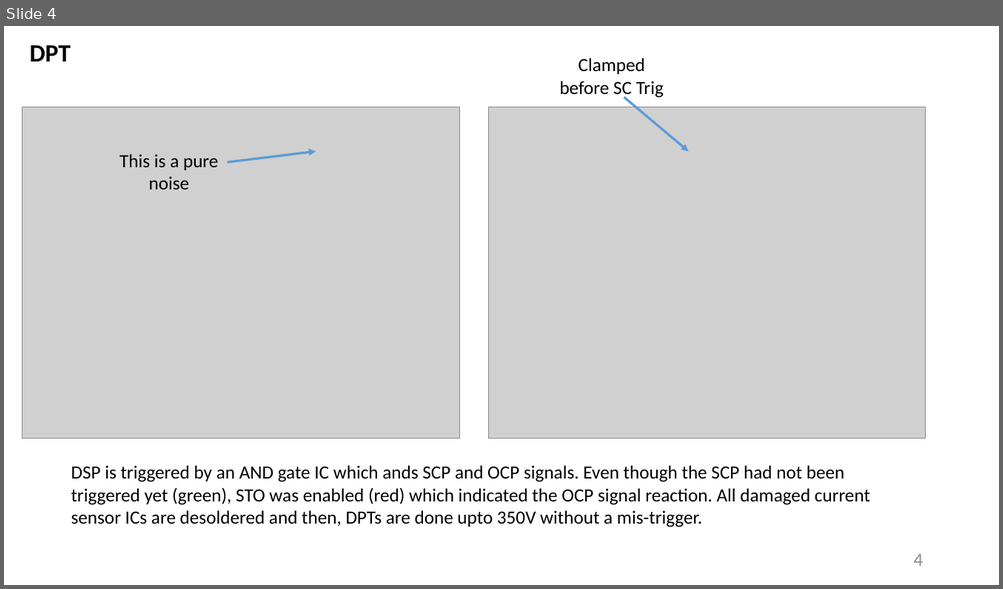
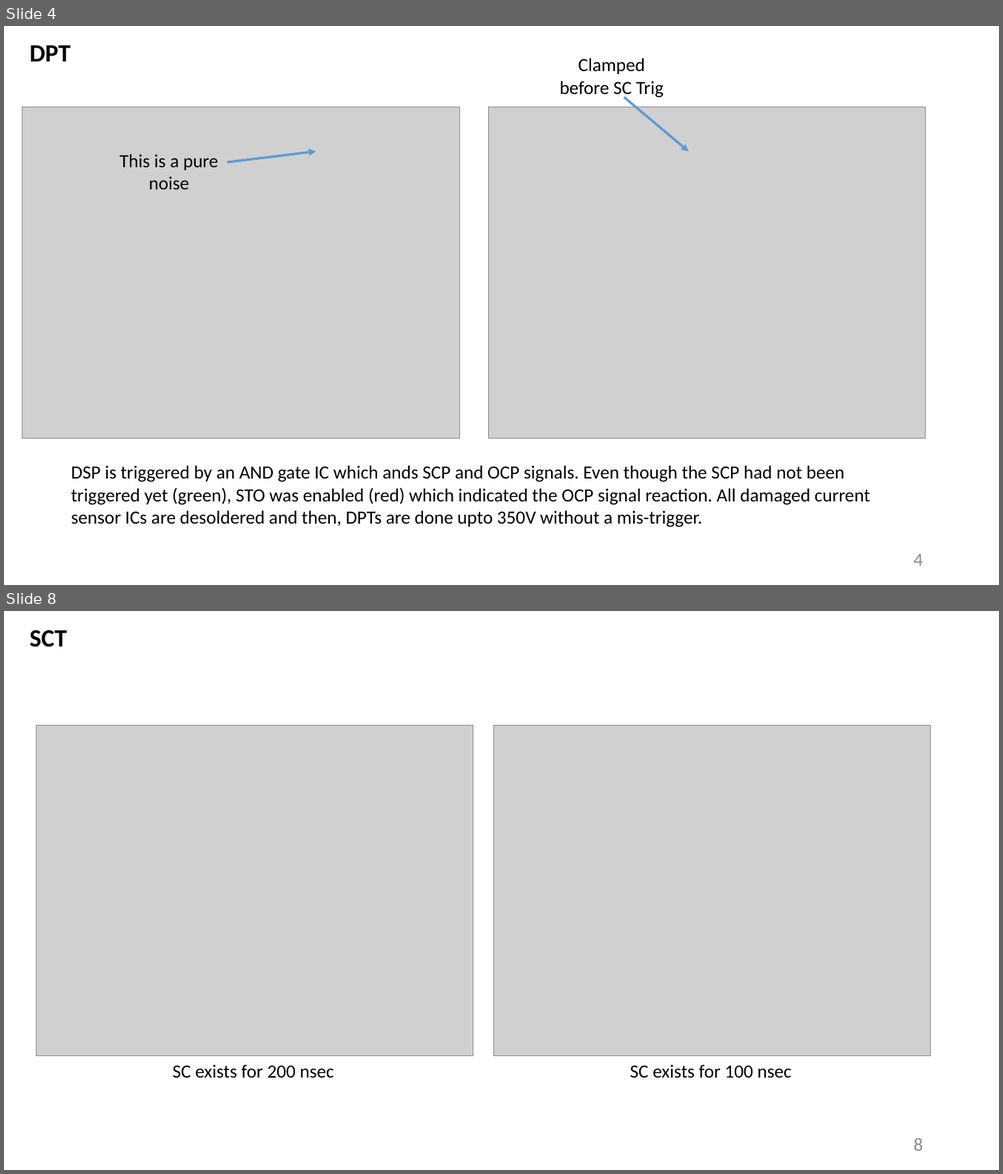
Before and after one commit to furkankarakaya/GaN-Studies, a slide deck: Weekly Reports/2020.03.02 - 2020.03.09.pptx. Shown one above the other, each under a label of ours: slide 4 before the commit, slides 4 and 8 after it; the slides between them are not shown. The pictures are 1003x589 and 1003x1174 pixels, drawn with LibreOffice and Linux fonts; fonts in the diff are those of the drawing; grey boxes stand for pictures. Boxes give left, top, right and bottom in pixels: in the first picture for what was removed or moved away, otherwise in the second. Text is boxed around its words. In the diff, an @@ line names an element or a change of style, - is before the commit and + after.

```diff
--- a/Weekly Reports/2020.03.02 - 2020.03.09.pptx
+++ b/Weekly Reports/2020.03.02 - 2020.03.09.pptx
@@ slide 8 added at (4,611,999,1170), background #FFFFFF @@
@@ text added at (30,630,67,647), 24 pt, text #000000, bold @@
+SCT
@@ picture added at (36,725,473,1056) @@
@@ picture added at (493,725,930,1056) @@
@@ text added at (173,1065,334,1079), 18 pt, text #000000 @@
+SC exists for 200 nsec
@@ text added at (630,1065,791,1079), 18 pt, text #000000 @@
+SC exists for 100 nsec
@@ page number added at (913,1139,923,1151), 18 pt, text #8C8C8C @@
+8
```
Also in this commit, not shown: 5 other slides added, 4 other files.
